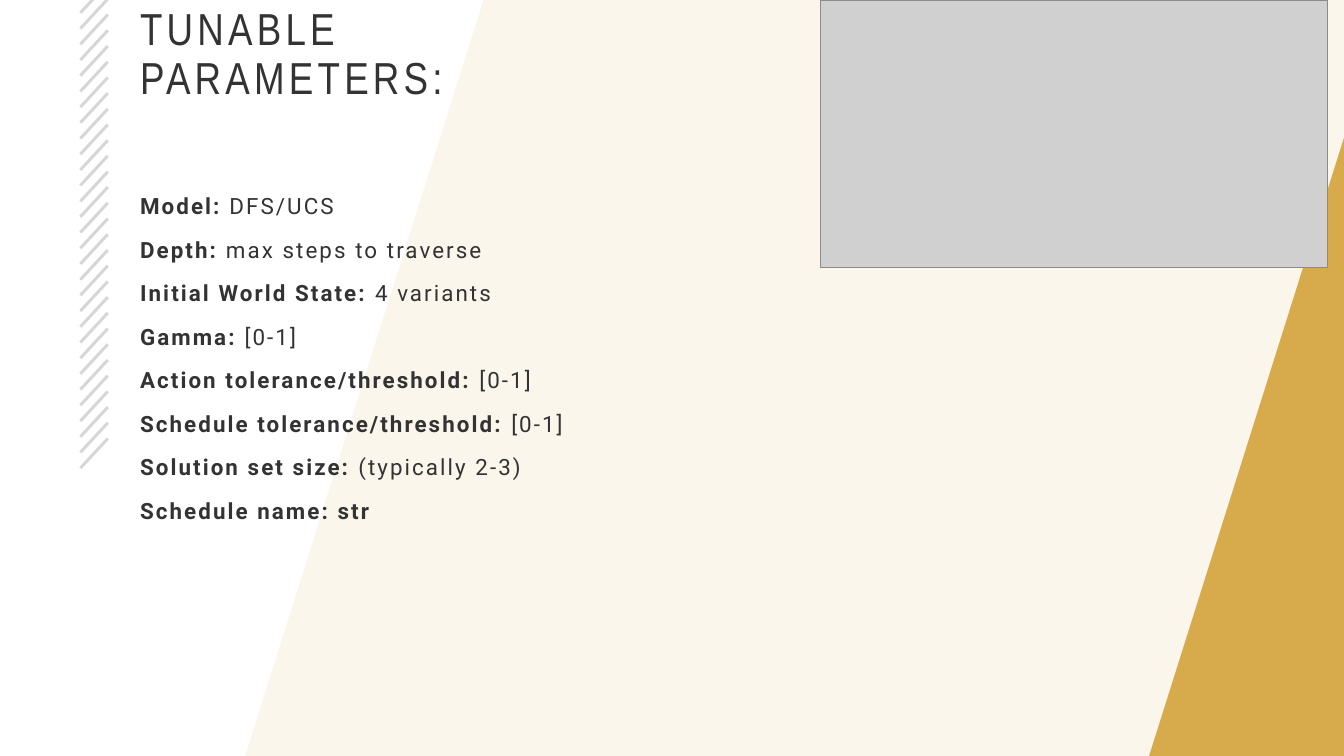
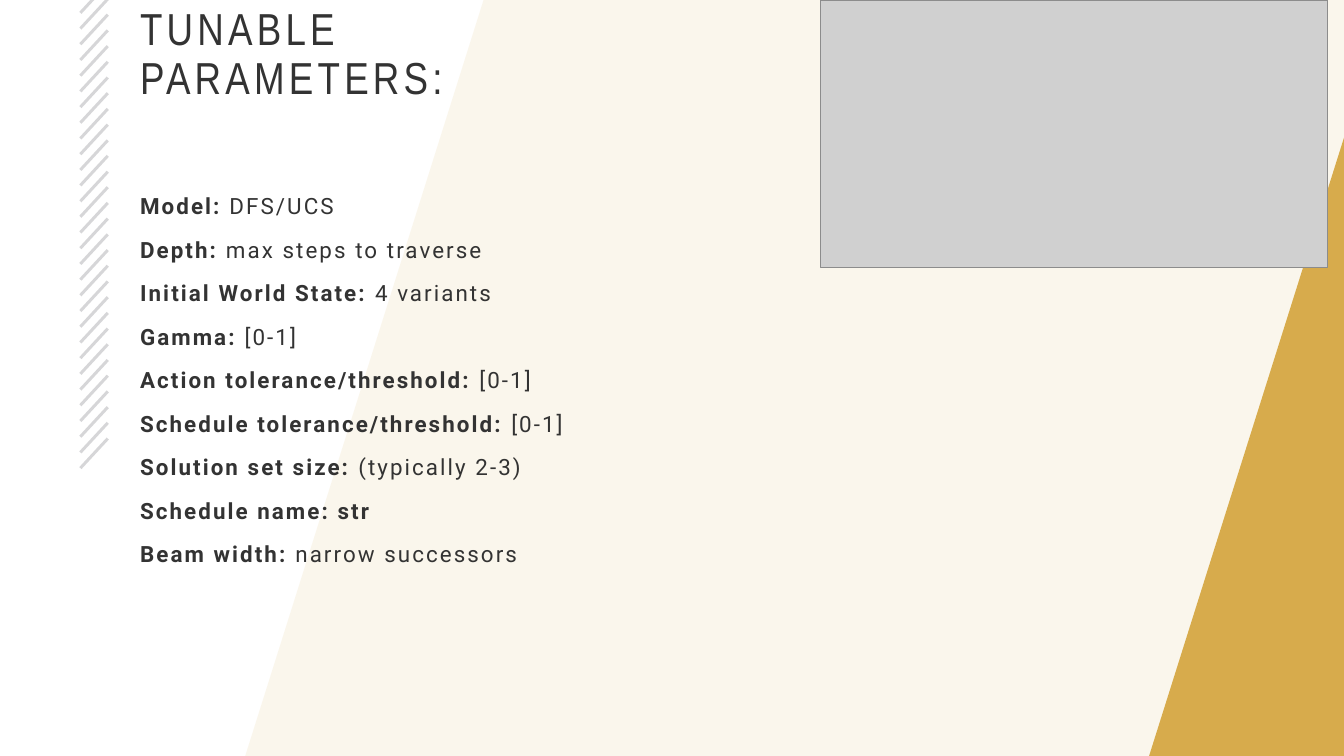
Before and after one commit to rich-java-dev/world-trade-ai-part1, a slide deck: slide 12 of CS5260-part1.pptx (slide 11 before the commit). Drawn at 1344x756 pixels with LibreOffice and Linux fonts; fonts in the diff are those of the drawing; grey boxes stand for pictures; background and template pictures are left out. Boxes give left, top, right and bottom in pixels: in the first picture for what was removed or moved away, otherwise in the second. Text is boxed around its words. In the diff, an @@ line names an element or a change of style, - is before the commit and + after.

```diff
--- a/CS5260-part1.pptx
+++ b/CS5260-part1.pptx
@@ text at [140, 545, 517, 562]: paragraph added @@
+Beam width: narrow successors
```
Also in this commit, not shown: 2 other slides changed, 16 slides added, 5 slides removed, 15 other files.
